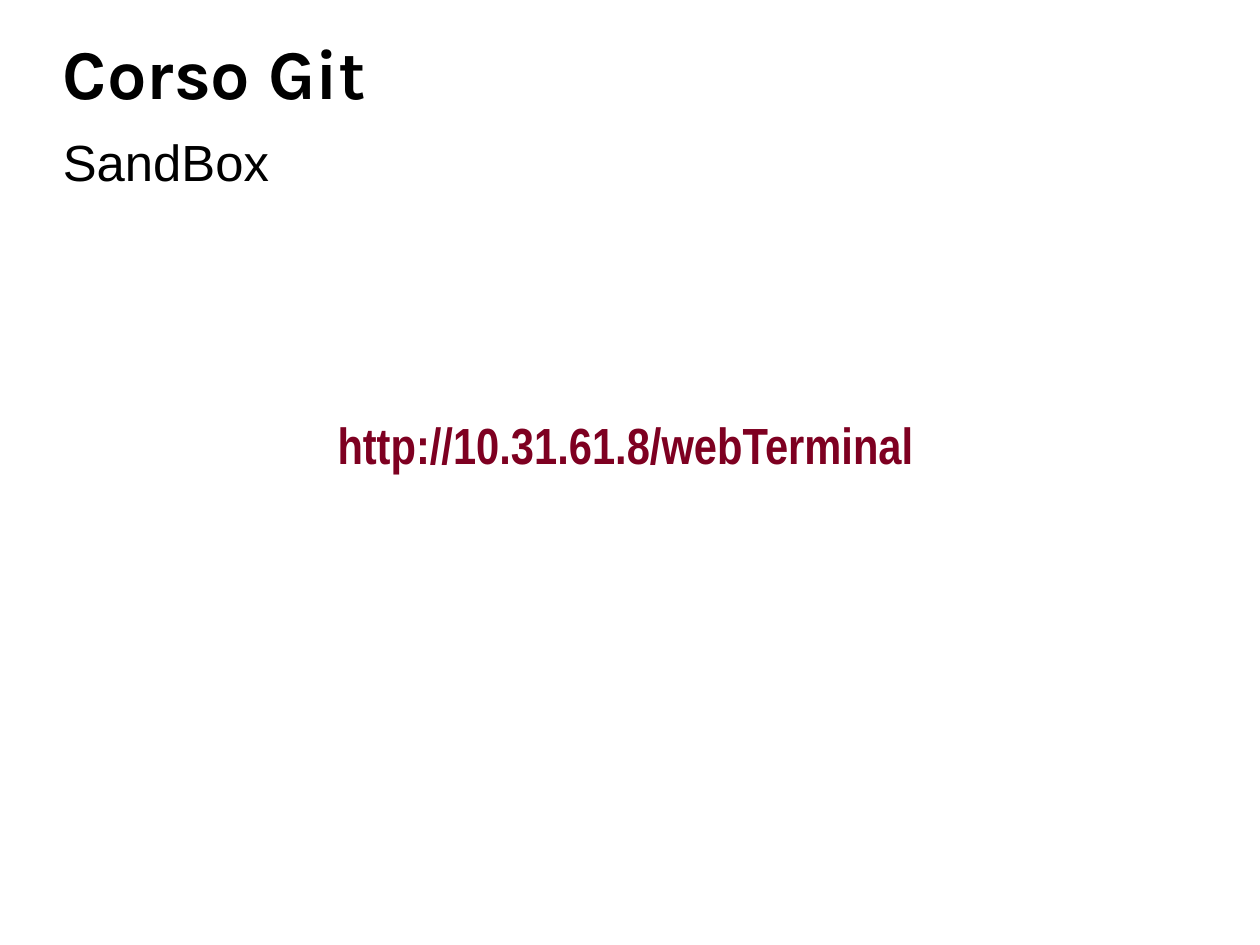
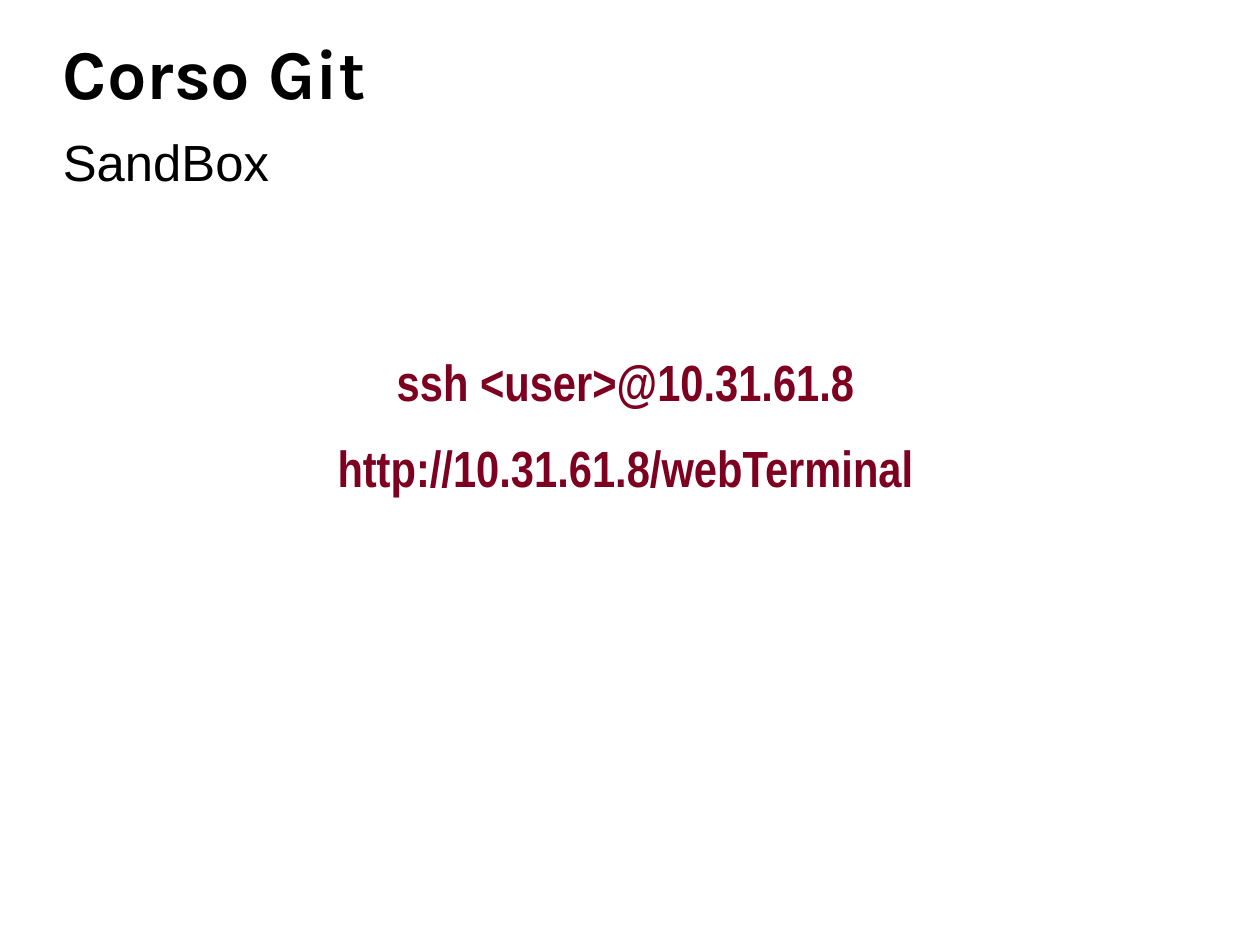
Before and after one commit to BticinoDeployer/corsogit, a slide deck: slide 6 of corsoGit.odp (slide 5 before the commit). Drawn at 1260x945 pixels with LibreOffice and Linux fonts; fonts in the diff are those of the drawing; background and template pictures are left out. Boxes give left, top, right and bottom in pixels: in the first picture for what was removed or moved away, otherwise in the second. Text is boxed around its words. In the diff, an @@ line names an element or a change of style, - is before the commit and + after.

```diff
--- a/corsoGit.odp
+++ b/corsoGit.odp
@@ text added at <box>397,364,854,409</box>, 32 pt, text #7E0021, bold @@
+ssh <user>@10.31.61.8
@@ text "http://10.31.61.8/webTerminal": place and size @@
-text "http://10.31.61.8/webTerminal" at <box>338,427,914,474</box>
+text "http://10.31.61.8/webTerminal" at <box>338,450,914,496</box>
```
Also in this commit, not shown: 8 other slides changed, 1 slide added, 2 other files.
